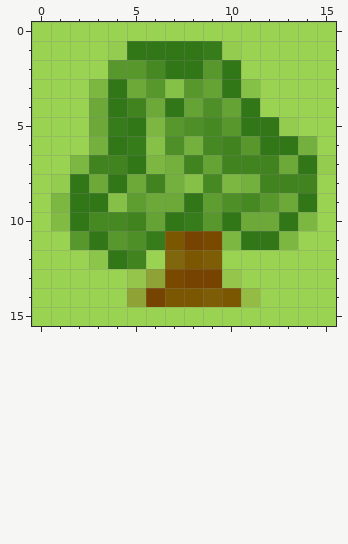
Pixel-art sprite -- src/main/resources/it/unibo/project/sprite/obstacle/tree.png. Above is the file before it was changed.
The file is 16x16 pixels. Colours within 5 levels of each other are drawn and written as one.
The same view after the edit:
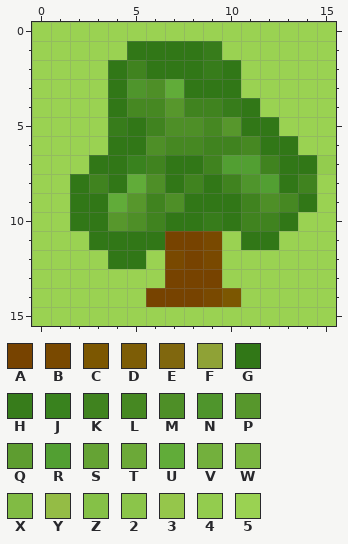
Palette (. is transparent): A #774300  B #794900  C #7c5701  D #7d5d06  E #80670e  F #8fa236  G #317717  H #377c1b  J #39821e  K #40831f  L #468822  M #4e8f27  N #4f952c  P #57972c  Q #5e9d30  R #529f32  S #65a334  T #6ca938  U #61ac39  V #73b03d  W #7bb741  X #81bb44  Y #94bc45  Z #85c147  2 #8bc54a  3 #95c64b  4 #93cc4e  5 #9ad252
Change:
y 1: x 4 4 -> 5; x 10 4 -> 5
y 2: x 4..6 PPL -> GKG; x 9 P -> H
y 3: x 3 W -> 5; x 5..9 TPZPS -> NMUGG; x 11 Z -> 5
y 4: x 3 T -> 5; x 5..10 KTGSMS -> LLPKKH
y 5: x 3 T -> 5; x 6..7 WP -> KM; x 13 4 -> 5
y 6: x 3 V -> 5; x 5..9 HZMVL -> GMLLK; x 11 P -> L; x 14 V -> 5
y 7: x 2..11 WKKGWVKSKK -> 5GGJKGGKRR; x 13 T -> G
y 8: x 1 4 -> 5; x 3 T -> K; x 5..13 TKVZLWVKK -> UMGKGKNRG
y 9: x 1 W -> 5; x 4..7 ZQTT -> UPKM; x 9..13 QMLPT -> GGKML
y 10: x 1 X -> 5; x 3..6 LLKS -> GPMK; x 8..9 HP -> GH; x 11..12 TT -> KK; x 14 W -> 5
y 11: x 2 P -> 5; x 4..7 PMHC -> GGGA; x 10 W -> 5; x 13 W -> 5
y 12: x 3 2 -> 5; x 5 K -> G; x 7..9 ECD -> BAB
y 13: x 5..7 3FB -> 55A; x 10 3 -> 5
y 14: x 5 F -> 5; x 7..9 CCD -> AAB; x 11 Y -> 5
Changed places in both pictures, as pixel boxes (x1, y1, x2, y2):
changed: (51, 41, 317, 307)
